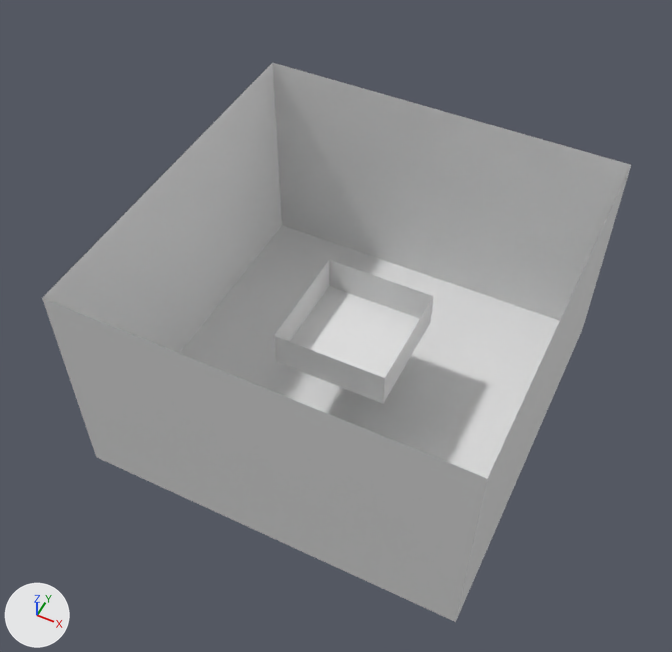
The Blender file venv_blender/box.blend: old version first, new version second.
Before and after are seen from a 50 mm lens placed at (3.33, -7.2, 9.16), pointed at (-0.12, -0.31, 0.55). The axes (+X, +Y, +Z) are drawn at lower left. The lights are the same throughout.

The first picture shows 'floor', 'room_floor', 'room_wall1', 'room_wall2', 'room_wall3', 'room_wall4', 'wall1', 'wall2', 'wall3', 'wall4'.
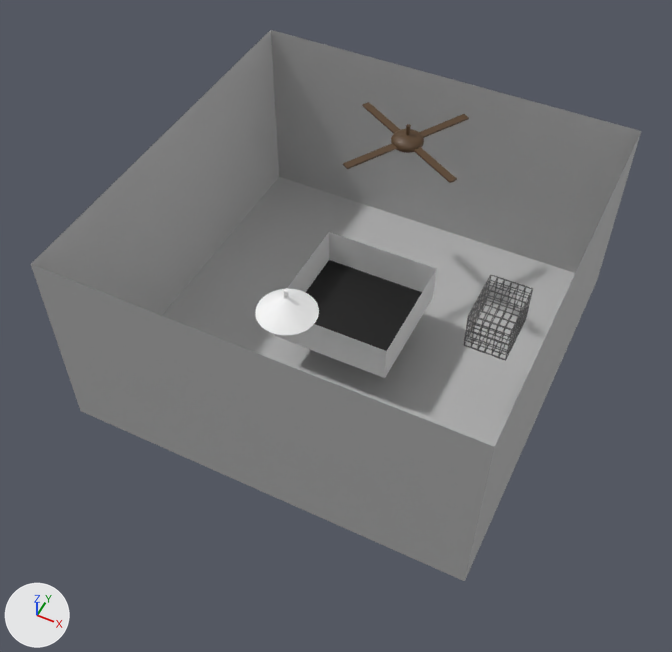
Boxes [x1, y1, x2, y2] around the edits, measured in the pictures (672 x 652 px):
'room_wall1', recoloured, moved, rescaled
    before: [42, 298, 488, 622]
    after: [31, 265, 494, 581]
'room_wall2', recoloured, moved, rescaled
    before: [273, 63, 631, 321]
    after: [271, 30, 641, 273]
'room_floor', recoloured, moved
    before: [179, 225, 560, 573]
    after: [162, 177, 575, 447]
'room_wall3', recoloured, moved, rescaled
    before: [43, 63, 282, 353]
    after: [31, 30, 279, 316]
'room_wall4', moved, rescaled
    before: [456, 167, 631, 620]
    after: [465, 133, 641, 580]
'floor', recoloured, moved
    before: [290, 286, 420, 378]
    after: [306, 260, 422, 351]
'Cube.004', added
    after: [464, 275, 533, 361]
'Cone', added
    after: [255, 289, 319, 335]
'Sphere', added (brown)
    after: [391, 129, 424, 153]
'Cube', added
    after: [414, 147, 457, 183]
'Cube.003', added
    after: [343, 143, 397, 169]
'Cube.002', added
    after: [419, 114, 469, 138]
'Cube.001', added
    after: [362, 102, 400, 134]
'Cylinder.001', added
    after: [283, 288, 289, 299]
'Cylinder', added
    after: [406, 124, 411, 135]

Patch to the scene script:
```diff
--- a/venv_blender/box.blend.py
+++ b/venv_blender/box.blend.py
@@ me_plane @@
 me_plane.from_pydata(...)  # 4 vertices, 1 face; spans x -1.0..1.0, y -1.0..1.0, z 0.0
+me_plane.materials.append(mat_material_001)  # black #000000
@@ me_plane_005 @@
 me_plane_005.from_pydata(...)  # 4 vertices, 1 face; spans x -1.0..1.0, y -1.0..1.0, z 0.0
+me_plane_005.materials.append(mat_material_017)  # grey #bcbcbc
@@ me_plane_006 @@
 me_plane_006.from_pydata(...)  # 4 vertices, 1 face; spans x -1.0..1.0, y -1.0..1.0, z 0.0
+me_plane_006.materials.append(mat_material_004)  # grey #bcbcbc
@@ me_plane_007 @@
 me_plane_007.from_pydata(...)  # 4 vertices, 1 face; spans x -1.0..1.0, y -1.0..1.0, z 0.0
+me_plane_007.materials.append(mat_material_007)  # grey #bcbcbc
@@ me_plane_008 @@
 me_plane_008.from_pydata(...)  # 4 vertices, 1 face; spans x -1.0..1.0, y -1.0..1.0, z 0.0
+me_plane_008.materials.append(mat_material_005)  # grey #bcbcbc
@@ ob_floor @@
 ob_floor = bpy.data.objects.new('floor', me_plane)
-ob_floor.location = (0.0, 0.0, 0.0)
+ob_floor.location = (0.0, 0.0, 0.5)
 ob_floor.scale = (0.75, 0.75, 1.0)
@@ ob_room_floor @@
 ob_room_floor = bpy.data.objects.new('room_floor', me_plane_005)
-ob_room_floor.location = (0.0, 0.0, -1.0)
+ob_room_floor.location = (0.0, 0.0, 0.0)
 ob_room_floor.scale = (2.5, 2.5, 1.0)
@@ ob_room_wall1 @@
 ob_room_wall1 = bpy.data.objects.new('room_wall1', me_plane_006)
-ob_room_wall1.location = (0.0, -2.5, 0.5)
+ob_room_wall1.location = (0.0, -2.5, 1.25)
 ob_room_wall1.rotation_euler = (1.571, 0.0, 0.0)  # degrees (90, 0, 0)
-ob_room_wall1.scale = (2.5, 1.5, 1.0)
+ob_room_wall1.scale = (2.5, 1.25, 1.0)
@@ ob_room_wall2 @@
 ob_room_wall2 = bpy.data.objects.new('room_wall2', me_plane_007)
-ob_room_wall2.location = (0.0, 2.5, 0.5)
+ob_room_wall2.location = (0.0, 2.5, 1.25)
 ob_room_wall2.rotation_euler = (1.571, 0.0, 0.0)  # degrees (90, 0, 0)
-ob_room_wall2.scale = (2.5, 1.5, 1.0)
+ob_room_wall2.scale = (2.5, 1.25, 1.0)
@@ ob_room_wall3 @@
 ob_room_wall3 = bpy.data.objects.new('room_wall3', me_plane_008)
-ob_room_wall3.location = (-2.5, 0.0, 0.5)
+ob_room_wall3.location = (-2.5, 0.0, 1.25)
 ob_room_wall3.rotation_euler = (1.571, 0.0, 1.571)  # degrees (90, 0, 90)
-ob_room_wall3.scale = (2.5, 1.5, 1.0)
+ob_room_wall3.scale = (2.5, 1.25, 1.0)
@@ ob_room_wall4 @@
 ob_room_wall4 = bpy.data.objects.new('room_wall4', me_plane_010)
-ob_room_wall4.location = (2.5, 0.0, 0.5)
+ob_room_wall4.location = (2.5, 0.0, 1.25)
 ob_room_wall4.rotation_euler = (1.571, 0.0, 1.571)  # degrees (90, 0, 90)
-ob_room_wall4.scale = (2.5, 1.5, 1.0)
+ob_room_wall4.scale = (2.5, 1.25, 1.0)
@@ ob_cube_004 @@
+ob_cube_004 = bpy.data.objects.new('Cube.004', me_cube_005)  # 218 vertices, 216 faces; spans x -1.0..1.0, y -1.0..1.0, z -1.0..1.0; in mat_material_018 (dark grey #585858); modifiers WIREFRAME
+ob_cube_004.location = (1.78, 0.0, 1.35)
+ob_cube_004.scale = (0.25, 0.35, 0.25)
@@ ob_cone @@
+ob_cone = bpy.data.objects.new('Cone', me_cone)  # 225 vertices, 225 faces; spans x -2.78..2.78, y -2.78..2.78, z -1.0..1.0; in mat_material_009 (white #ffffff)
+ob_cone.location = (0.0, -1.66, 2.3)
+ob_cone.scale = (0.117, 0.117, 0.117)
@@ ob_cylinder_001 @@
+ob_cylinder_001 = bpy.data.objects.new('Cylinder.001', me_cylinder_001)  # a 32-sided cylinder along z spanning x -1.0..1.0, y -1.0..1.0, z -1.0..1.0; in mat_material_010 (white #ffffff)
+ob_cylinder_001.location = (0.0, -1.66, 2.42)
+ob_cylinder_001.rotation_euler = (0.0, 0.0, 1.041)  # degrees (0, 0, 60)
+ob_cylinder_001.scale = (0.025, 0.025, 0.075)
@@ ob_cylinder @@
+ob_cylinder = bpy.data.objects.new('Cylinder', me_cylinder)  # a 32-sided cylinder along z spanning x -1.0..1.0, y -1.0..1.0, z -1.0..1.0; in mat_material_012 (brown #573f27)
+ob_cylinder.location = (0.0, 1.38, 2.42)
+ob_cylinder.rotation_euler = (0.0, 0.0, 1.041)  # degrees (0, 0, 60)
+ob_cylinder.scale = (0.025, 0.025, 0.075)
@@ ob_cube_003 @@
+ob_cube_003 = bpy.data.objects.new('Cube.003', me_cube_003)  # a box spanning x -1.0..1.0, y -1.0..1.0, z -1.0..1.0; in mat_material_014 (brown #573f27)
+ob_cube_003.location = (-0.25, 0.95, 2.27)
+ob_cube_003.rotation_euler = (0.0, 0.0, 2.611)  # degrees (0, 0, 150)
+ob_cube_003.scale = (0.05, 0.4, 0.01)
@@ ob_cube_002 @@
+ob_cube_002 = bpy.data.objects.new('Cube.002', me_cube_002)  # a box spanning x -1.0..1.0, y -1.0..1.0, z -1.0..1.0; in mat_material_016 (brown #573f27)
+ob_cube_002.location = (0.25, 1.81, 2.27)
+ob_cube_002.rotation_euler = (0.0, 0.0, 2.611)  # degrees (0, 0, 150)
+ob_cube_002.scale = (0.05, 0.4, 0.01)
@@ ob_cube_001 @@
+ob_cube_001 = bpy.data.objects.new('Cube.001', me_cube_001)  # a box spanning x -1.0..1.0, y -1.0..1.0, z -1.0..1.0; in mat_material_015 (brown #573f27)
+ob_cube_001.location = (-0.43, 1.63, 2.27)
+ob_cube_001.rotation_euler = (0.0, 0.0, 1.041)  # degrees (0, 0, 60)
+ob_cube_001.scale = (0.05, 0.4, 0.01)
@@ ob_cube @@
+ob_cube = bpy.data.objects.new('Cube', me_cube)  # a box spanning x -1.0..1.0, y -1.0..1.0, z -1.0..1.0; in mat_material_013 (brown #573f27)
+ob_cube.location = (0.43, 1.13, 2.27)
+ob_cube.rotation_euler = (0.0, 0.0, 1.041)  # degrees (0, 0, 60)
+ob_cube.scale = (0.05, 0.4, 0.01)
@@ ob_sphere @@
+ob_sphere = bpy.data.objects.new('Sphere', me_sphere)  # a UV sphere (32 segments, 16 rings, poles along z) spanning x -0.2..0.2, y -0.2..0.2, z -0.2..0.2; in mat_material_011 (brown #573f27)
+ob_sphere.location = (0.0, 1.38, 2.27)
+ob_sphere.rotation_euler = (0.0, 0.0, 1.041)  # degrees (0, 0, 60)
+ob_sphere.scale = (1.0, 1.0, 0.5)
```
